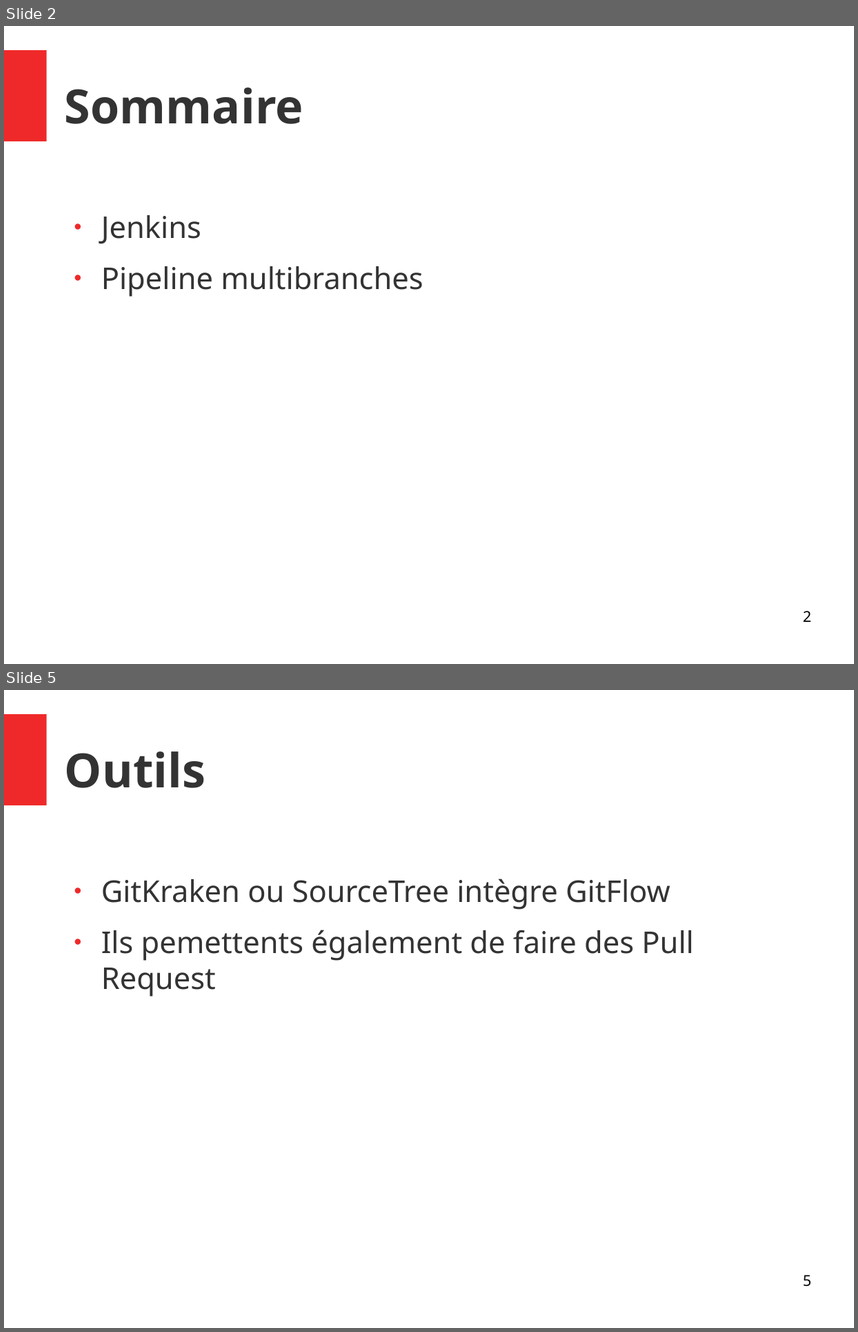
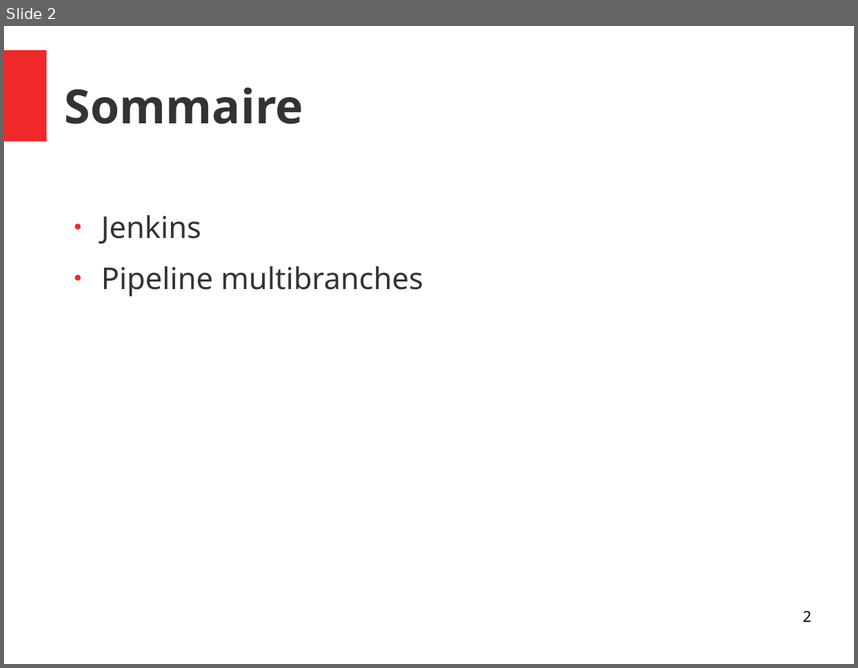
Before and after one commit to Yanoushka/angular-seed, a slide deck: docs/Focus intégration continue.odp. Shown one above the other, each under a label of ours: slides 2 and 5 before the commit, slide 2 after it; the slides between them are not shown. The pictures are 858x1332 and 858x668 pixels, drawn with LibreOffice and Linux fonts; fonts in the diff are those of the drawing. Boxes give left, top, right and bottom in pixels: in the first picture for what was removed or moved away, otherwise in the second. Text is boxed around its words. In the diff, an @@ line names an element or a change of style, - is before the commit and + after.

```diff
--- a/docs/Focus intégration continue.odp
+++ b/docs/Focus intégration continue.odp
@@ slide 5 removed at [4, 690, 854, 1328], background #FFFFFF; not listed: 1 template element that a slide beside it also shows @@
@@ title removed at [65, 751, 205, 788] @@
-Outils
@@ text removed at [101, 878, 694, 996] @@
-● GitKraken ou SourceTree intègre GitFlow
-● Ils pemettents également de faire des Pull Request
@@ page number removed at [803, 1274, 811, 1286] @@
-5
```
Also in this commit, not shown: 3 slides added, 3 other slides removed.
